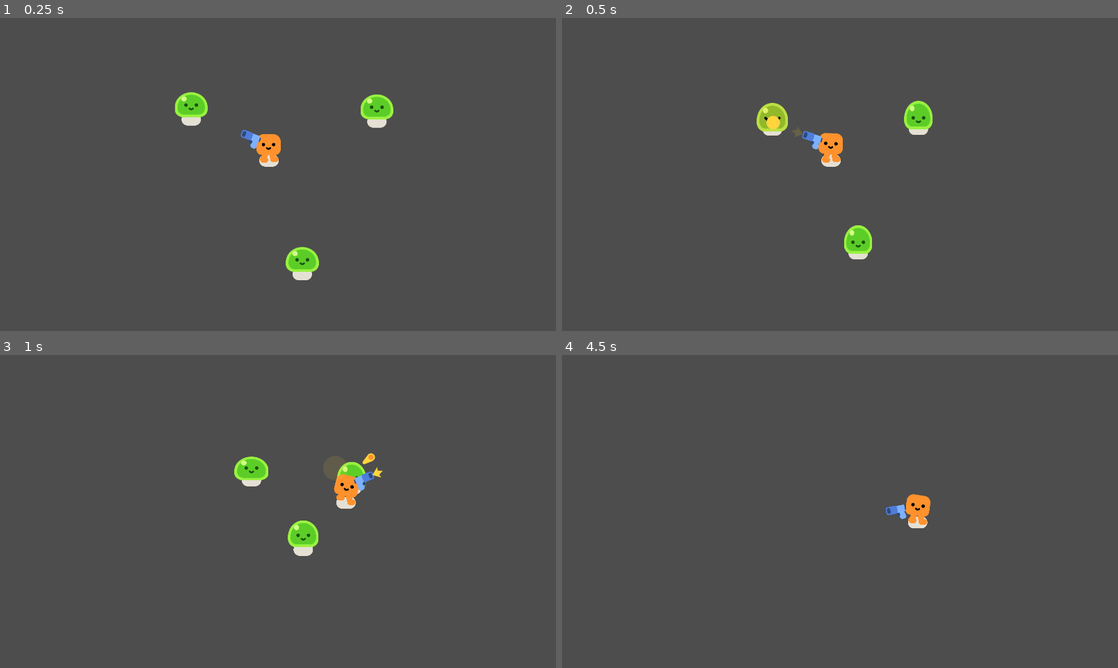
Above: before the commit, frames 1-4 (two rows, left to right).
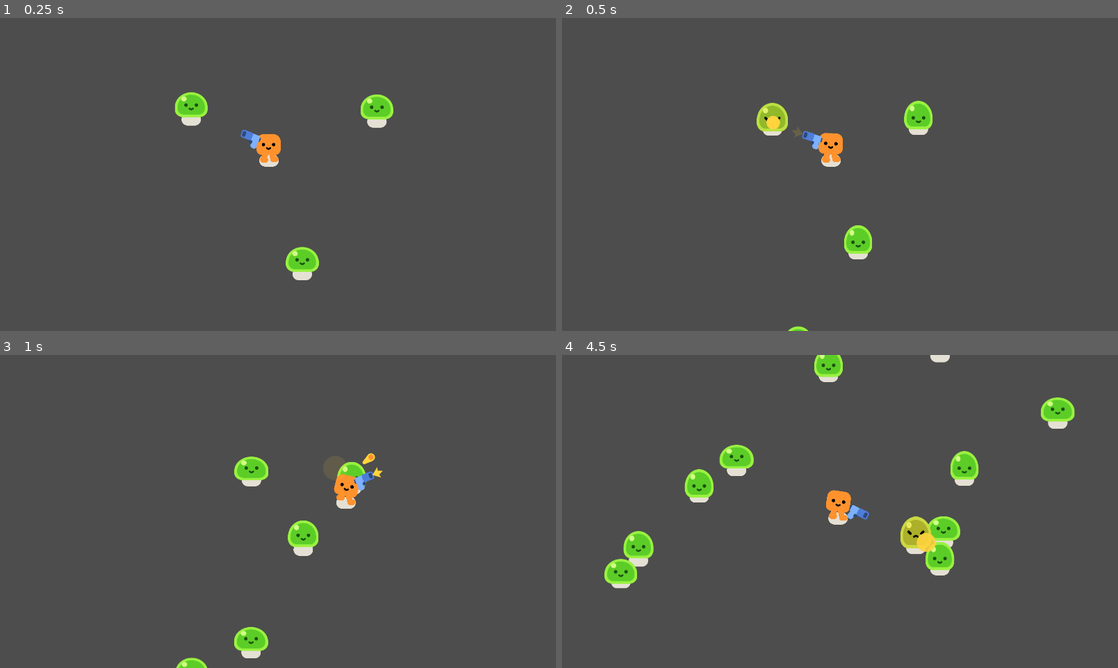
Above: after the commit, the same moments.

Repository: Technostalgic/csci4140-hw2
Game: Godot game, scene res://Game.tscn
Same seed, same stepped clock (60 frames per second), same inputs: the game is played once before the commit and once after it.
Inputs:
- Up to frame 1 (0.25 s): no input
- Up to frame 2 (0.5 s): no input
- Up to frame 3 (1 s): hold D (move_right) from 0.53 s (still down)
- Up to frame 4 (4.5 s): release D (move_right) at 1.28 s; hold S (move_down) 1.28-2.03 s; hold D (move_right) 2.03-2.78 s; hold W (move_up) 2.78-3.53 s; hold A (move_left) from 3.53 s (still down)

Frame 1 is identical in both runs. In frame 2, less than 0.1% of the frame differs, in the area x 40-45%, y 98-100%; in frame 3, 0.6%; in frame 4, 5.6%, in the area x 7-93%, y 0-75%.

Commit message:
add slime spawner

Diff:
--- a/Game.tscn
+++ b/Game.tscn
@@ -4,10 +4,18 @@
 [ext_resource type="Script" uid="uid://chm5wgj0vr7r" path="res://game.gd" id="1_xkndl"]
 [ext_resource type="PackedScene" uid="uid://m08413nlk87o" path="res://characters/mob.tscn" id="3_u44n3"]
 
-[node name="Game" type="Node2D" unique_id=801271642 node_paths=PackedStringArray("hero")]
+[sub_resource type="Curve2D" id="Curve2D_u44n3"]
+_data = {
+"points": PackedVector2Array(0, 0, 0, 0, -135, -160, 0, 0, 0, 0, 2035, -160, 0, 0, 0, 0, 2035, 1220, 0, 0, 0, 0, -135, 1220, 0, 0, 0, 0, -135, -160)
+}
+point_count = 5
+
+[node name="Game" type="Node2D" unique_id=801271642 node_paths=PackedStringArray("hero", "slime_spawner")]
 y_sort_enabled = true
 script = ExtResource("1_xkndl")
 hero = NodePath("Hero")
+slime_spawner = NodePath("SpawnPath/PathSpawner")
+slime_scene = ExtResource("3_u44n3")
 
 [node name="Hero" parent="." unique_id=1506529082 instance=ExtResource("1_wbfu4")]
 position = Vector2(929, 492)
@@ -20,3 +28,18 @@
 
 [node name="Mob3" parent="." unique_id=707873532 instance=ExtResource("3_u44n3")]
 position = Vector2(594, 315)
+
+[node name="SpawnPath" type="Path2D" parent="." unique_id=1335888819]
+curve = SubResource("Curve2D_u44n3")
+
+[node name="PathSpawner" type="PathFollow2D" parent="SpawnPath" unique_id=1370164637]
+position = Vector2(-135, -160)
+rotates = false
+cubic_interp = false
+loop = false
+
+[node name="SpawnTimer" type="Timer" parent="." unique_id=920829315]
+wait_time = 0.3
+autostart = true
+
+[connection signal="timeout" from="SpawnTimer" to="." method="spawn_mob"]
--- a/characters/mob.gd
+++ b/characters/mob.gd
@@ -5,7 +5,7 @@
 @export var slime_node: Node2D = null
 @export var death_fx: PackedScene = null
 @export var movement_speed: float = 300
-@export var health: float = 3
+@export var health: float = 2
 
 func _ready() -> void:
 	hero = Game.instance.hero
--- a/game.gd
+++ b/game.gd
@@ -4,10 +4,14 @@
 static var instance: Game = null
 
 @export var hero: Hero = null
+@export var slime_spawner: PathFollow2D = null
+@export var slime_scene: PackedScene = null
 
 func _init() -> void:
 	Game.instance = self
 
-# Called every frame. 'delta' is the elapsed time since the previous frame.
-func _process(delta: float) -> void:
-	pass
+func spawn_mob() -> void:
+	slime_spawner.progress_ratio = randf()
+	var slime: Mob = slime_scene.instantiate()
+	get_tree().root.add_child(slime)
+	slime.global_position = slime_spawner.global_position
Not shown, changed: README.MD
